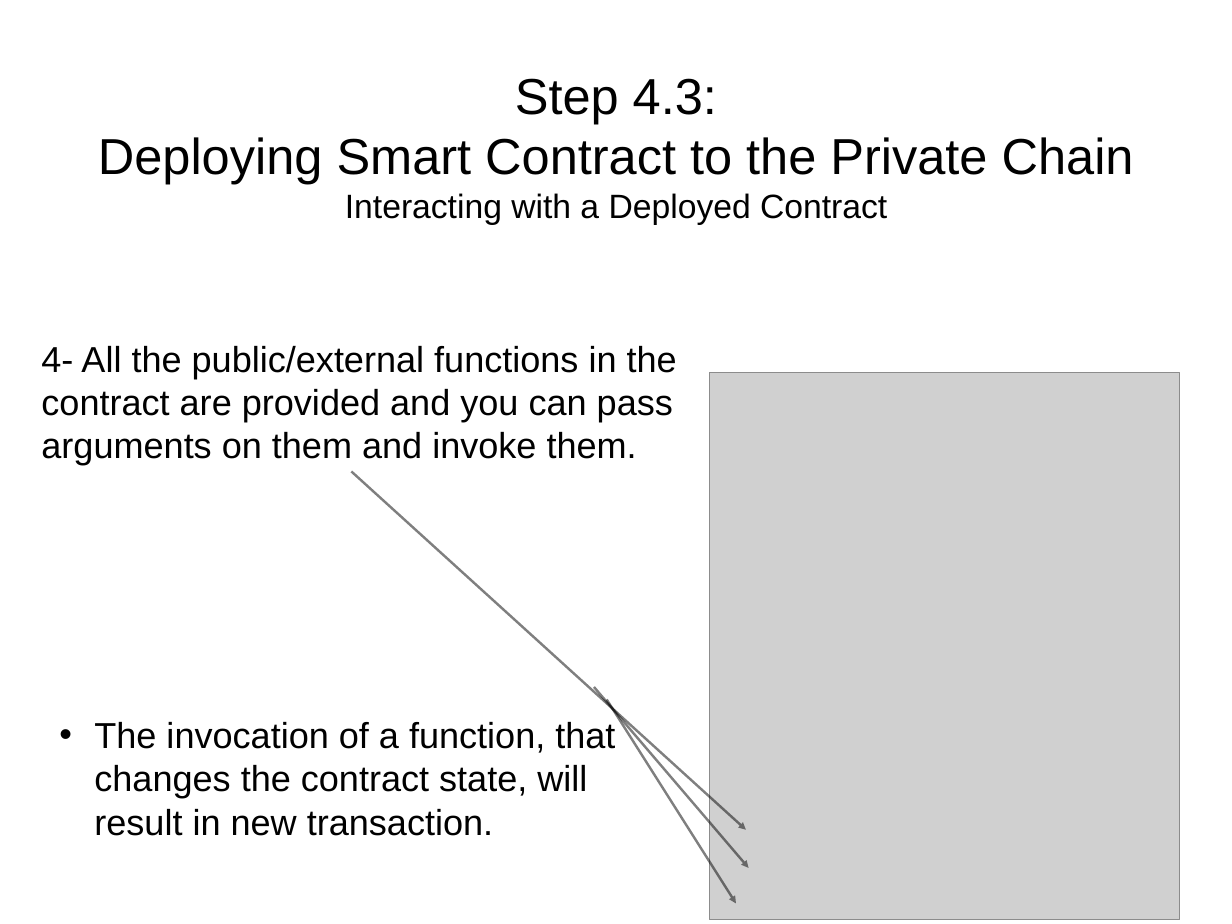
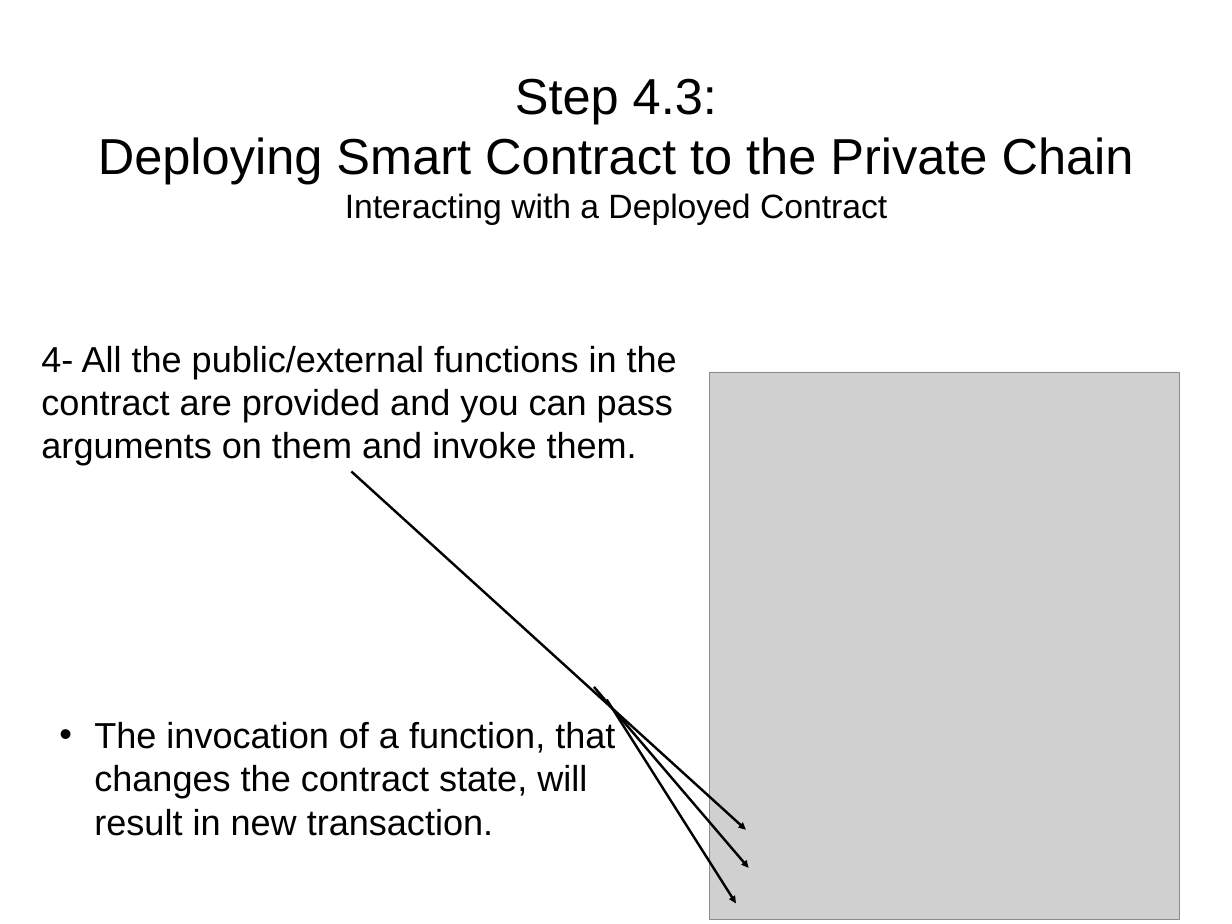
Before and after one commit to solegga/blockchaincourse, a slide deck: slide 17 of How_to_connect_to_university_of_edinburgh_private_blockchain.pptx. Drawn at 1232x924 pixels with LibreOffice and Linux fonts; fonts in the diff are those of the drawing; grey boxes stand for pictures. Boxes give left, top, right and bottom in pixels: in the first picture for what was removed or moved away, otherwise in the second. Text is boxed around its words. In the diff, an @@ line names an element or a change of style, - is before the commit and + after.

```diff
--- a/How_to_connect_to_university_of_edinburgh_private_blockchain.pptx
+++ b/How_to_connect_to_university_of_edinburgh_private_blockchain.pptx
@@ arrow removed from (352, 471) to (746, 830) @@
@@ freeform shape added at [352,471,746,830], outline #000000 2.01 pt @@
@@ text "The invocation of a function, ..." at [94,722,615,836]: indent changed @@
@@ arrow removed from (594, 687) to (749, 868) @@
@@ freeform shape added at [594,687,749,868], outline #000000 2.01 pt @@
@@ arrow removed from (606, 700) to (736, 904) @@
@@ freeform shape added at [606,700,736,904], outline #000000 2.01 pt @@
```
Also in this commit, not shown: 14 other slides changed, 1 other file.
